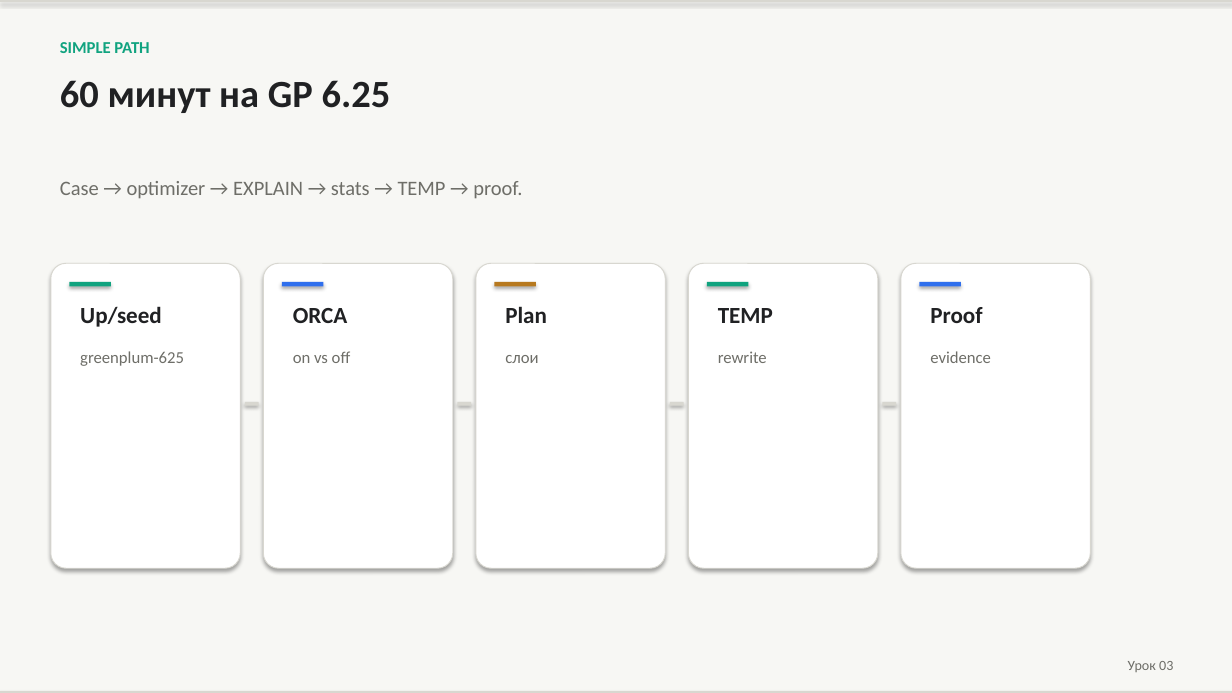
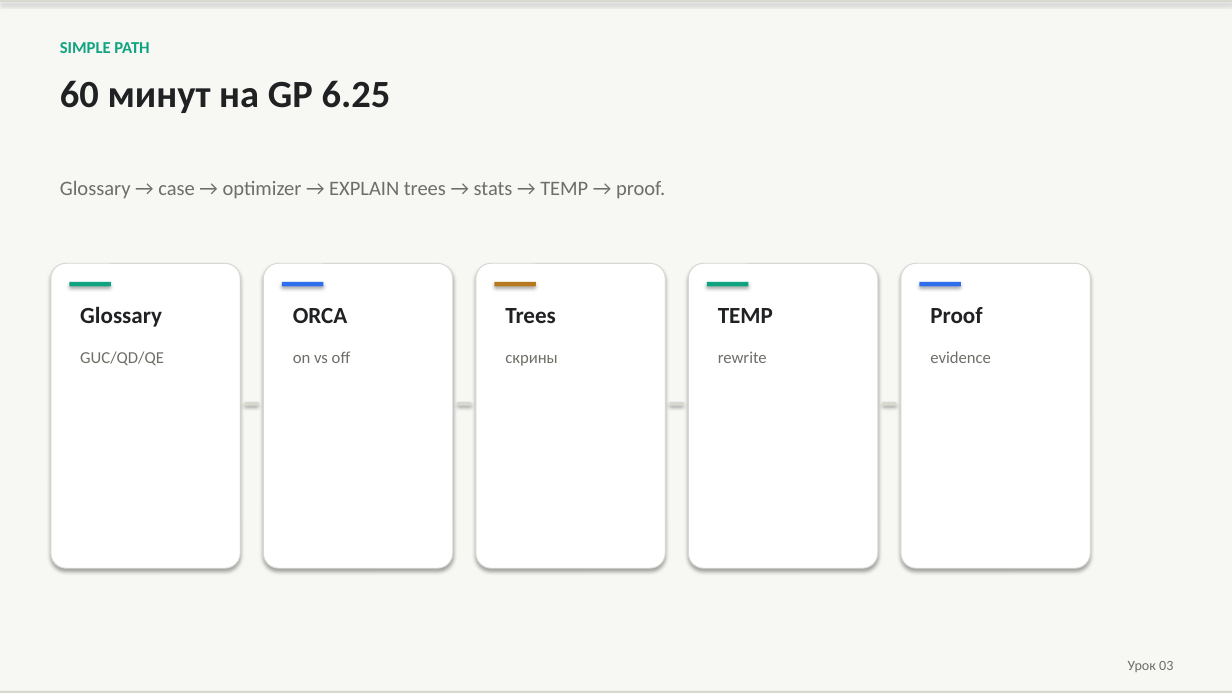
Before and after one commit to PaulKov/de-mentor, a slide deck: slide 41 of artifacts/greenplum-query-tuning-theory.pptx (slide 28 before the commit). Drawn at 1232x693 pixels with LibreOffice and Linux fonts; fonts in the diff are those of the drawing. Boxes give left, top, right and bottom in pixels: in the first picture for what was removed or moved away, otherwise in the second. Text is boxed around its words. In the diff, an @@ line names an element or a change of style, - is before the commit and + after.

```diff
--- a/artifacts/greenplum-query-tuning-theory.pptx
+++ b/artifacts/greenplum-query-tuning-theory.pptx
@@ text at box(60, 181, 665, 199): text changed @@
-Case → optimizer → EXPLAIN → stats → TEMP → proof.
+Glossary → case → optimizer → EXPLAIN trees → stats → TEMP → proof.
@@ text at box(80, 306, 162, 327): text changed @@
-Up/seed
+Glossary
@@ text at box(505, 308, 556, 323): text changed @@
-Plan
+Trees
@@ text at box(80, 351, 164, 365): text changed @@
-greenplum-625
+GUC/QD/QE
@@ text at box(505, 355, 558, 366): text changed @@
-слои
+скрины
```
Also in this commit, not shown: 28 other slides changed, 13 slides added, 39 other files.
